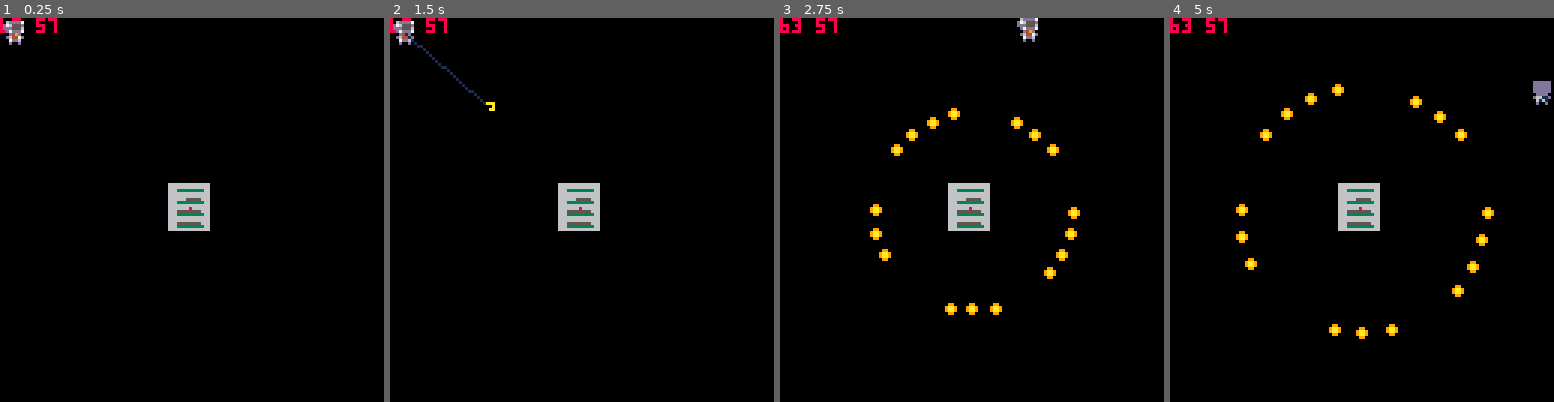
Above: before the commit, frames 1-4 (left to right).
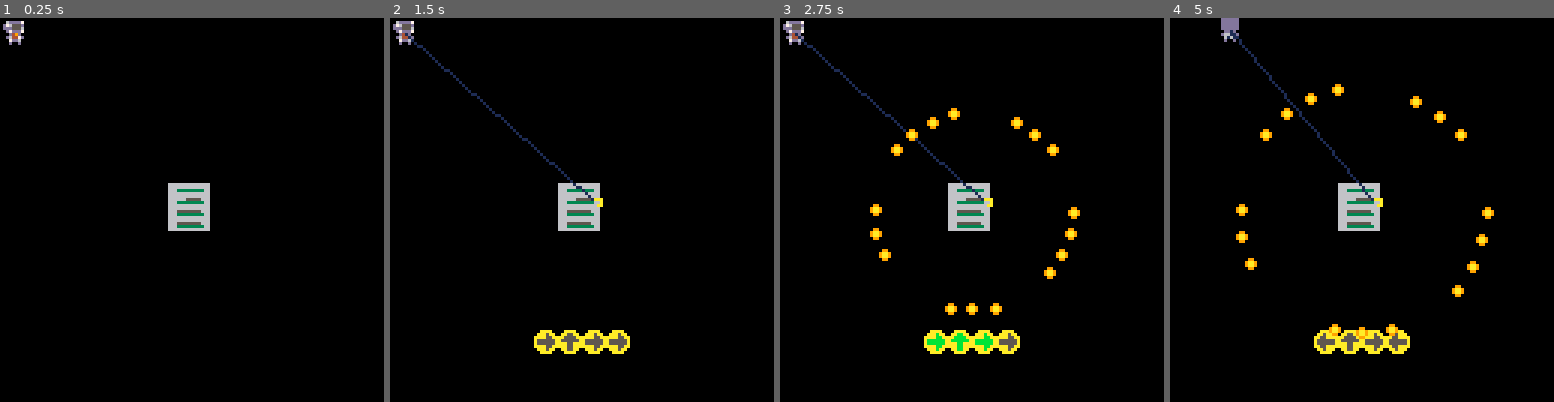
Above: after the commit, the same moments.

Repository: Vellih0r/theveryseriousjuniperdevgamejam
Game: PICO-8 cartridge days/day1.p8
The game is run twice, just before and just after one commit, with the same random seed, the same clock (stepped at 60 frames per second) and the same inputs.
Inputs:
- Up to frame 1 (0.25 s): no input
- Up to frame 2 (1.5 s): tap X (X key) at 0.33, 1.07 s; tap O (Z key) at 0.7 s
- Up to frame 3 (2.75 s): hold Right 1.6-2.1 s; tap O (Z key) at 1.7, 2.1, 2.5 s; tap X (X key) at 1.85 s; hold Up 2.15-2.42 s; hold Right from 2.47 s (still down)
- Up to frame 4 (5 s): tap O (Z key) every 0.4 s from 2.9 to 4.9 s; tap X (X key) at 2.97, 4.08 s; release Right at 3.03 s; hold Left 3.08-3.58 s; hold Down 3.63-3.97 s; hold Right 4.02-4.68 s; hold Up from 4.73 s (still down)

The runs differ from the first frame. In frame 1, 0.2% of the frame differs, in the area x 0-50%, y 0-50%; in frame 2, 1.8%; in frame 3, 2.3%, in the area x 0-68%, y 0-88%; in frame 4, 2.3%.

Commit message:
merged two files, fixed restart minigame bug, created archive with old files

Diff:
--- a/days/day1.p8
+++ b/days/day1.p8
@@ -6,6 +6,7 @@
 	bullets = {}
 
 	player_init()
+	minigame = false
 
 	b = nil
 	b = load_boss(63,63)
@@ -17,23 +18,23 @@
 	if (b) boss_moveset()
 	foreach(bullets, bullet_move)
 
- player_movement()
+	minigame_gameplay()
+
+	if not minigame then
+	 player_movement()
+ end
+
  move_hook()
-
 	player_buttons()
 end
 
 function _draw()
 	cls()
+	map(0,0,0,0,16,16)
 	if (b) b.draw()
 
-	-- debug
-	-- center
-	pset(63,63, 8)
-	-- target
-	print(target.x .. " " .. target.y)
-
 	player_draw()
+	draw_ui()
 
 	foreach(bullets, bullet_draw)
 end
@@ -188,7 +189,7 @@
 	end
 
 	if btn(🅾️)	then
-		delete_hook()
+		if (not minigame) start_mini_game()
  end
 end
 
@@ -399,6 +400,72 @@
 			return false	-- player doesn't touched the flag
 	end
 end
+-->8
+-- ui
+
+function draw_ui()
+	if hook.visible and not hook.is_moving
+	and minigame
+	then
+		draw_arrows()
+	end
+end
+
+-- mini game
+function start_mini_game()
+	minigame = true
+	current_arrow = 1
+	arrows = {}
+	for i = 1,4,1 do
+		local arrow_sprite = 22+flr(rnd(4))
+		add(arrows, {id = arrow_sprite, filled=false})
+	end
+end
+
+function stop_minigame()
+	minigame = false
+end
+
+
+function draw_arrows()
+	local next_sprite_x_pos = 40
+
+	for arr in all(arrows) do
+		next_sprite_x_pos += 8
+			if arr.filled then
+				spr(arr.id+ 16,next_sprite_x_pos,104)
+			else
+				spr(arr.id,next_sprite_x_pos,104)
+			end
+	end
+end
+
+function minigame_gameplay()
+	if not minigame then return end
+
+	local target_arrow = arrows[current_arrow]
+	-- player_input is the default arrow sprite id + 16 (filled)
+
+	local player_input = 0
+	if btnp(⬆️) then player_input = 22 end
+	if btnp(⬇️) then player_input = 23 end
+	if btnp(⬅️) then player_input = 24 end
+	if btnp(➡️) then player_input = 25 end
+
+	if player_input > 0 then
+			if player_input == target_arrow.id then
+						target_arrow.filled = true
+						current_arrow += 1
+
+						if current_arrow > 4 then
+								stop_minigame()
+								delete_hook()
+						end
+			else
+				stop_minigame()
+			end
+	end
+end
 __gfx__
 0000000007dddd6006dddd700dddddd006dddd700000000000000000000000000000000000000000000000000000000000000000000000000666666666666660
 000000000d55567dd76555d00dddddd0d76555d00000000000000000000000000000000000000000000000000000000000000000000000000666666666666660
@@ -408,17 +475,19 @@
 007007000d7446d00d6447d00d6611d00d6447d00000000000000000000000000000000000000000000000000000000000000000000000000666666555556660
 00000000006dd700007dd60000616100007dd6000000000000000000000000000000000000000000000000000000000000000000000000000666555556666660
 0000000000d00d0000d00d0000d00d0000d00d000000000000000000000000000000000000000000000000000000000000000000000000000666666666666660
-00000000000000000000000000000000000000000000000000000000000000000000000000000000000000000000000000000000000000000666666666666660
-00000000000000000000000000000000000000000000000000000000000000000000000000000000000000000000000000000000000000000666555555556660
-00000000000990000000000000000000000000000000000000000000000000000000000000000000000000000000000000000000000000000666566666666660
-00000000009aa9000000000000000000000000000000000000000000000000000000000000000000000000000000000000000000000000000666666666666660
-00000000009aa9000000000000000000000000000000000000000000000000000000000000000000000000000000000000000000000000000666666666666660
-00000000000990000000000000000000000000000000000000000000000000000000000000000000000000000000000000000000000000000666555555556660
-00000000000000000000000000000000000000000000000000000000000000000000000000000000000000000000000000000000000000000666665555666660
-00000000000000000000000000000000000000000000000000000000000000000000000000000000000000000000000000000000000000000666666666666660
-00000000000000000000000000000000000000000000000000000000000000000000000000000000000000000000000000000000000000000000000000000000
-00000000000000000000000000000000000000000000000000000000000000000000000000000000000000000000000000000000000000000000000000000000
-00000000000000000000000000000000000000000000000000000000000000000000000000000000000000000000000000000000000000000000000000000000
-0000000000000000000000000000000000000000000000000000000000000000000000000000000000000000000000000000aaaa000000000000000000000000
-0000000000000000000000000000000000000000000000000000000000000000000000000000000000000000000000000000000a000000000000000000000000
-000000000000000000000000000000000000000000000000000000000000000000000000000000000000000000000000000000aa000000000000000000000000
+00000000000000000000000000000000000000000000000000aaaa0000aaaa0000aaaa0000aaaa00000000000000000000000000000000000666666666666660
+0000000000000000000000000000000000000000000000000aa55aa00aa55aa00aa5aaa00aaa5aa0000000000000000000000000000000000666555555556660
+000000000009900000000000000000000000000000000000aa5555aaaaa55aaaaa55aaaaaaaa55aa000000000000000000000000000000000666566666666660
+00000000009aa90000000000000000000000000000000000a555555aaaa55aaaa555555aa555555a000000000000000000000000000000000666666666666660
+00000000009aa90000000000000000000000000000000000aaa55aaaa555555aa555555aa555555a000000000000000000000000000000000666666666666660
+000000000009900000000000000000000000000000000000aaa55aaaaa5555aaaa55aaaaaaaa55aa000000000000000000000000000000000666555555556660
+0000000000000000000000000000000000000000000000000aa55aa00aa55aa00aa5aaa00aaa5aa0000000000000000000000000000000000666665555666660
+00000000000000000000000000000000000000000000000000aaaa0000aaaa0000aaaa0000aaaa00000000000000000000000000000000000666666666666660
+00000000000000000000000000000000cccccccc0000000000aaaa0000aaaa0000aaaa0000aaaa00000000000000000000000000000000000000000000000000
+00000000000000000000000000000000cccccccc000000000aabbaa00aabbaa00aabaaa00aaabaa0000000000000000000000000000000000000000000000000
+00000000000000000000000000000000cccccccc00000000aabbbbaaaaabbaaaaabbaaaaaaaabbaa000000000000000000000000000000000000000000000000
+00000000000000000000000000000000cccccccc00000000abbbbbbaaaabbaaaabbbbbbaabbbbbba00000000000000000000aaaa000000000000000000000000
+00000000000000000000000000000000cccccccc00000000aaabbaaaabbbbbbaabbbbbbaabbbbbba00000000000000000000000a000000000000000000000000
+00000000000000000000000000000000cccccccc00000000aaabbaaaaabbbbaaaabbaaaaaaaabbaa0000000000000000000000aa000000000000000000000000
+00000000000000000000000000000000cccccccc000000000aabbaa00aabbaa00aabaaa00aaabaa0000000000000000000000000000000000000000000000000
+00000000000000000000000000000000cccccccc0000000000aaaa0000aaaa0000aaaa0000aaaa00000000000000000000000000000000000000000000000000
Renamed: project.p8 -> archive/project.p8
